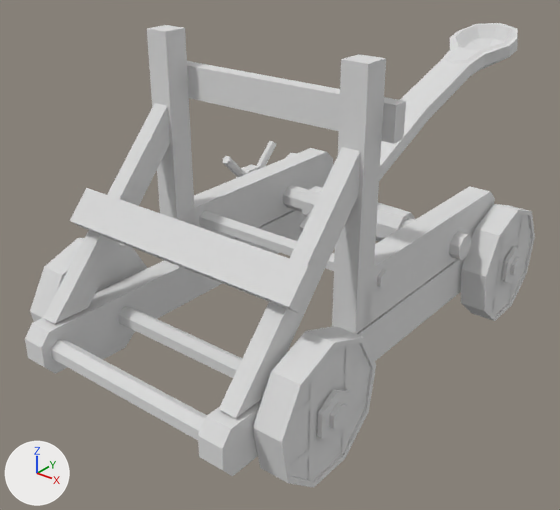
What one commit did to the glTF model models/ultimate-pack/low-poly-10/m/medieval-catapult.glb.
Rendered twice from a 50 mm camera at (3.46, -4.68, 3.54) aimed at (-0.3, 0.01, 0.63). Lighting does not change. The marker at lower left points along +X, +Y and +Z. The picture after the commit comes second. Where no turn or scale is listed for an object, it has been applied to the vertices.

Names of what the first picture shows: 'catapult-base', 'catapult-projectile', 'catapult-wheels_back', 'catapult-wheels_front'.
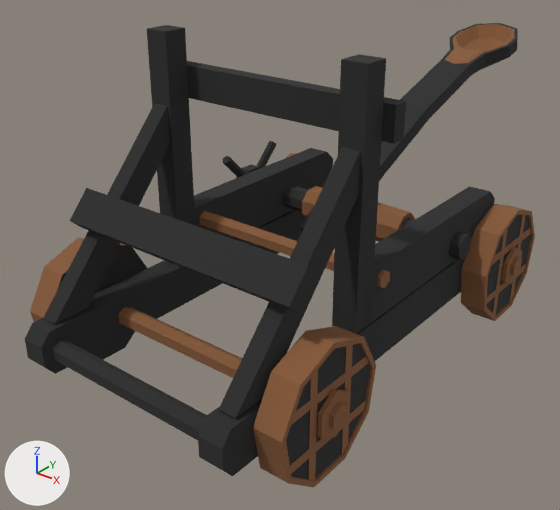
Edits to the bpy script that builds the scene:
```text
Change mat_17_grey_darkest:
    mat_17_grey_darkest.base_color: (0.8, 0.8, 0.8) -> (0.246, 0.105, 0.0409)  # white #e7e7e7 -> brown #885b39
Change mat_11_brown_medium:
    mat_11_brown_medium.base_color: (0.8, 0.8, 0.8) -> (0.0222, 0.0222, 0.0222)  # white #e7e7e7 -> black #292929
```

Location of each change, (x1, y1, x2, y2) in pixels of the pictures (560 x 510 px):
'catapult-base', recoloured (white to black)
    both: (25, 25, 495, 476)
'catapult-wheels_back', recoloured (white to brown)
    both: (30, 238, 376, 488)
'catapult-wheels_front', recoloured
    both: (286, 153, 535, 321)
'catapult-projectile', recoloured
    both: (299, 23, 518, 231)
